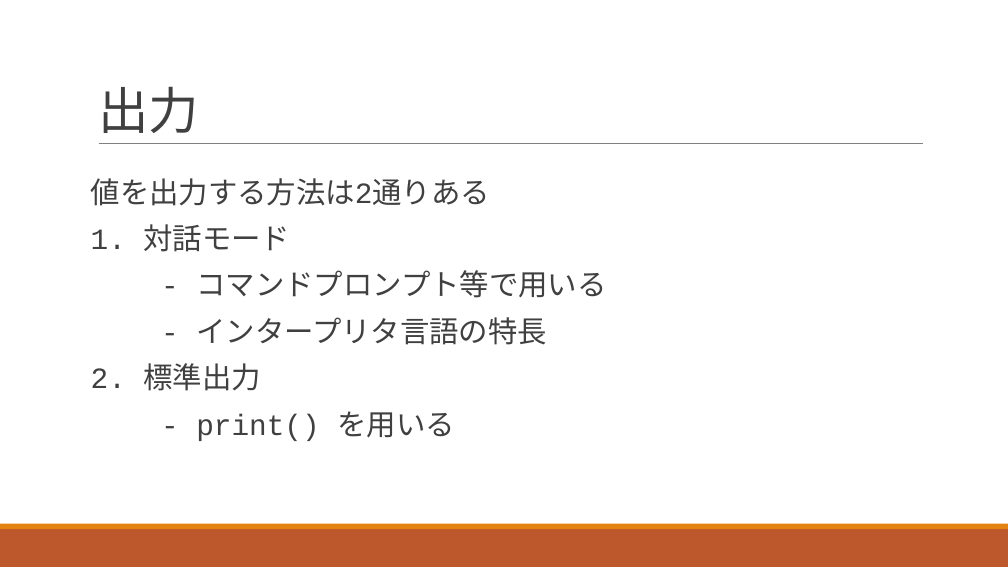
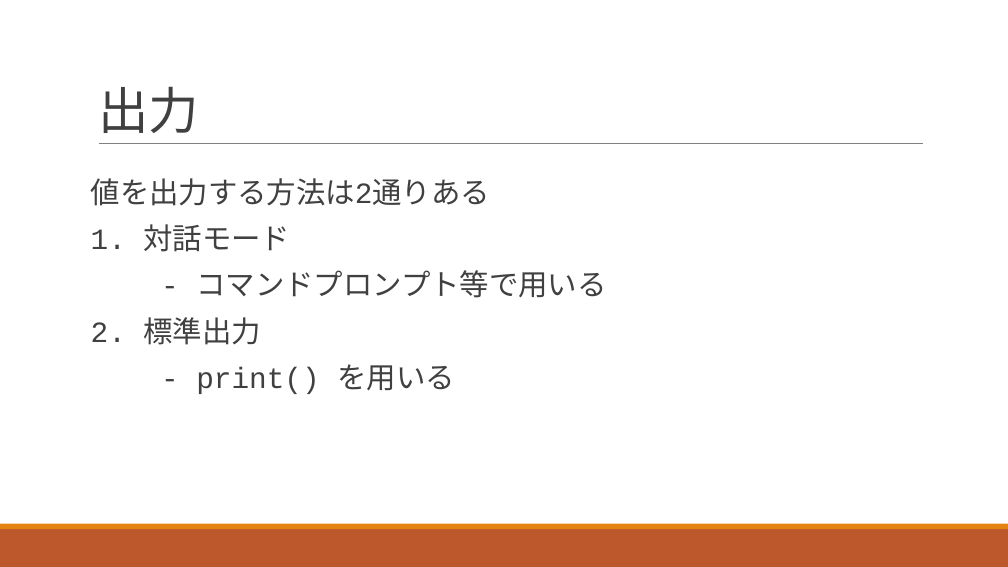
Before and after one commit to navy1634/Teach, a slide deck: slide 3 of 20230530/unit1.pptx. Drawn at 1008x567 pixels with LibreOffice and Linux fonts; fonts in the diff are those of the drawing. Boxes give left, top, right and bottom in pixels: in the first picture for what was removed or moved away, otherwise in the second. Text is boxed around its words. In the diff, an @@ line names an element or a change of style, - is before the commit and + after.

```diff
--- a/20230530/unit1.pptx
+++ b/20230530/unit1.pptx
@@ text at (x1=196, y1=317, x2=547, y2=345): paragraph removed @@
-- インタープリタ言語の特長
```
Also in this commit, not shown: 8 other slides changed, 1 slide added, 1 slide removed, 1 other file.
